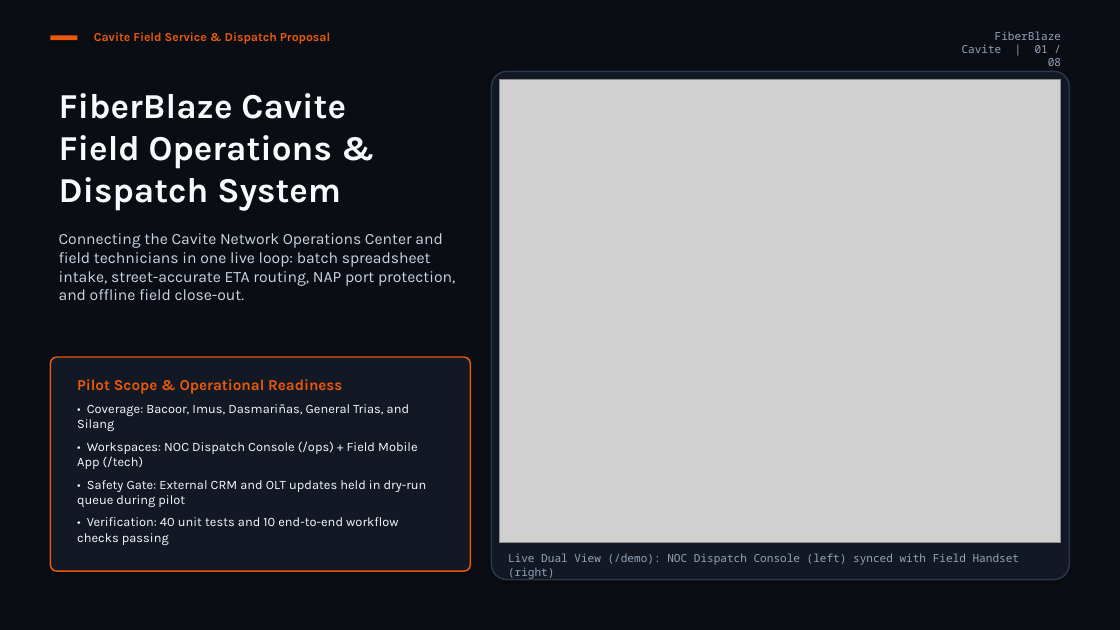
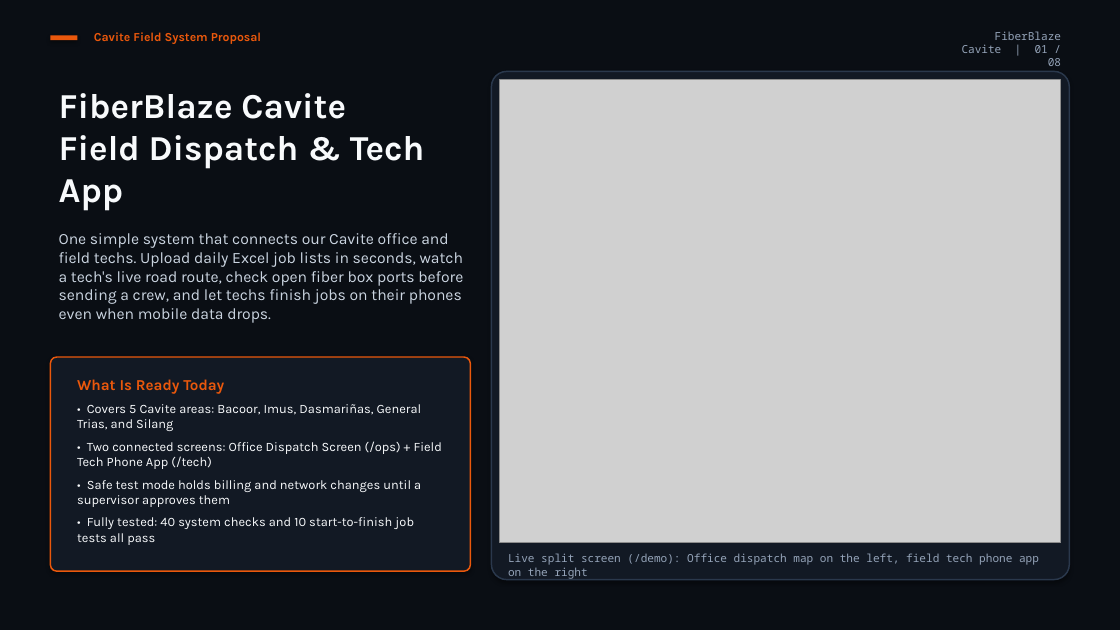
Before and after one commit to 4xachi/wfm, a slide deck: slide 1 of FiberBlaze_Cavite_WFM_Executive_Board_Presentation.pptx. Drawn at 1120x630 pixels with LibreOffice and Linux fonts; fonts in the diff are those of the drawing; grey boxes stand for pictures. Boxes give left, top, right and bottom in pixels: in the first picture for what was removed or moved away, otherwise in the second. Text is boxed around its words. In the diff, an @@ line names an element or a change of style, - is before the commit and + after.

```diff
--- a/FiberBlaze_Cavite_WFM_Executive_Board_Presentation.pptx
+++ b/FiberBlaze_Cavite_WFM_Executive_Board_Presentation.pptx
@@ text at bbox=[94, 32, 261, 44]: text changed @@
-Cavite Field Service & Dispatch Proposal
+Cavite Field System Proposal
@@ text at bbox=[59, 93, 463, 323]: text changed @@
-FiberBlaze Cavite
-Field Operations & Dispatch System
-Connecting the Cavite Network Operations Center and field technicians in one live loop: batch spreadsheet intake, street-accurate ETA routing, NAP port protection, and offline field close-out.
+FiberBlaze Cavite
+Field Dispatch & Tech App
+One simple system that connects our Cavite office and field techs. Upload daily Excel job lists in seconds, watch a tech's live road route, check open fiber box ports before sending a crew, and let techs finish jobs on their phones even when mobile data drops.
@@ text at bbox=[77, 379, 442, 545]: text changed @@
-Pilot Scope & Operational Readiness
-• Coverage: Bacoor, Imus, Dasmariñas, General Trias, and Silang
-• Workspaces: NOC Dispatch Console (/ops) + Field Mobile App (/tech)
-• Safety Gate: External CRM and OLT updates held in dry-run queue during pilot
-• Verification: 40 unit tests and 10 end-to-end workflow checks passing
+What Is Ready Today
+• Covers 5 Cavite areas: Bacoor, Imus, Dasmariñas, General Trias, and Silang
+• Two connected screens: Office Dispatch Screen (/ops) + Field Tech Phone App (/tech)
+• Safe test mode holds billing and network changes until a supervisor approves them
+• Fully tested: 40 system checks and 10 start-to-finish job tests all pass
@@ text at bbox=[508, 553, 1039, 579]: text changed @@
-Live Dual View (/demo): NOC Dispatch Console (left) synced with Field Handset (right)
+Live split screen (/demo): Office dispatch map on the left, field tech phone app on the right
```
Also in this commit, not shown: 7 other slides changed, 1 other file.
